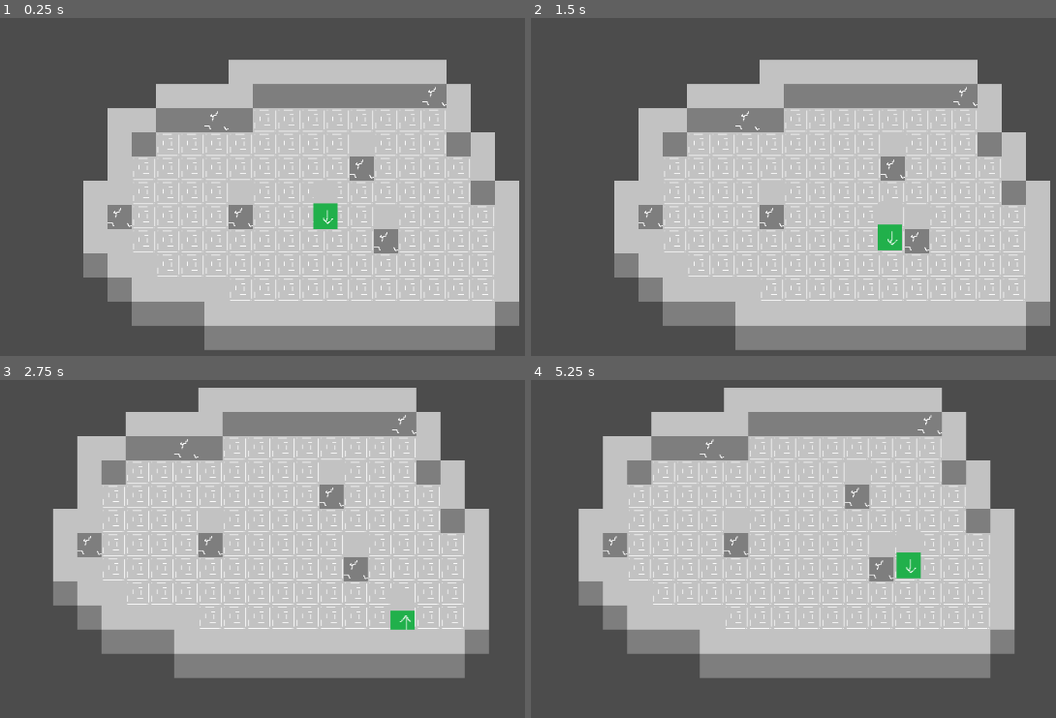
Above: before the commit, frames 1-4 (two rows, left to right).
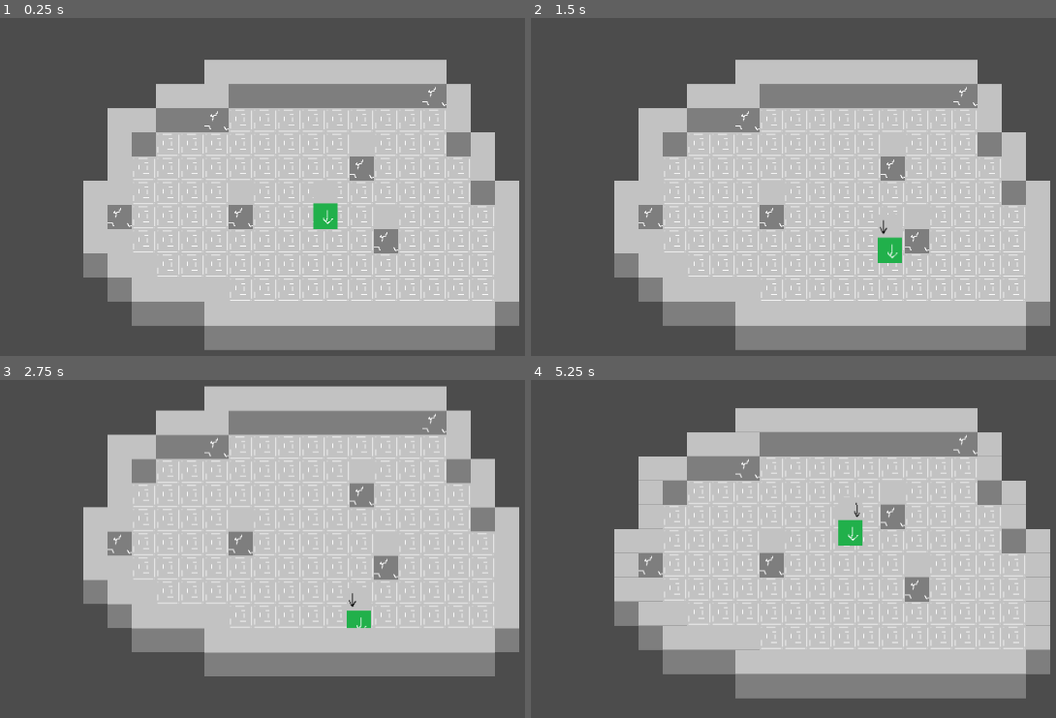
Above: after the commit, the same moments.

Repository: WynseL/TheUnknown
Game: Godot game, scene res://Scenes/World.tscn
The game is run twice, just before and just after one commit, with the same random seed, the same clock (stepped at 60 frames per second) and the same inputs.
Inputs:
- Up to frame 1 (0.25 s): no input
- Up to frame 2 (1.5 s): tap Enter (ui_accept) at 0.5, 1.35 s; hold Right (ui_right) 0.53-1.28 s; hold Enter (ui_accept) 0.53-1.28 s; hold Down (ui_down) from 1.28 s (still down)
- Up to frame 3 (2.75 s): tap Enter (ui_accept) at 1.52, 1.82 s; release Down (ui_down) at 2.03 s; hold Right (ui_right) from 2.03 s (still down); hold Enter (ui_accept) from 2.03 s (still down)
- Up to frame 4 (5.25 s): release Right (ui_right) at 2.78 s; release Enter (ui_accept) at 2.78 s; hold Up (ui_up) 2.78-3.53 s; tap Enter (ui_accept) at 2.85, 3.02, 3.32, 4.35, 4.52, 4.82 s; hold Enter (ui_accept) 3.53-4.28 s; hold Left (ui_left) 3.53-5.03 s; hold Down (ui_down) from 5.03 s (still down); hold Enter (ui_accept) from 5.03 s (still down)

The runs differ from the first frame. In frame 1, 1.0% of the frame differs, in the area x 38-49%, y 12-34%; in frame 2, 1.4%; in frame 3, 24%; in frame 4, 38%, in the area x 9-99%, y 2-95%.

Commit message:
* Added util class for player movement (unused) * Added attack animation with timer and forward step

Diff:
--- a/Scenes/Player.tscn
+++ b/Scenes/Player.tscn
@@ -7,6 +7,8 @@
 [ext_resource path="res://Sprites/idle/idle_right.png" type="Texture" id=5]
 [ext_resource path="res://Sprites/idle/idle_down.png" type="Texture" id=6]
 [ext_resource path="res://Sprites/idle/idle_left.png" type="Texture" id=7]
+[ext_resource path="res://Sprites/idle/atk_down_1.png" type="Texture" id=8]
+[ext_resource path="res://Sprites/idle/atk_down_2.png" type="Texture" id=9]
 
 [sub_resource type="RectangleShape2D" id=1]
 
@@ -26,6 +28,21 @@
 "name": "walk_right",
 "speed": 5.0
 }, {
+"frames": [ ExtResource( 6 ), ExtResource( 7 ), ExtResource( 4 ), ExtResource( 5 ) ],
+"loop": true,
+"name": "walk_down",
+"speed": 5.0
+}, {
+"frames": [ ExtResource( 5 ) ],
+"loop": true,
+"name": "idle_right",
+"speed": 5.0
+}, {
+"frames": [ ExtResource( 6 ) ],
+"loop": true,
+"name": "idle_down",
+"speed": 5.0
+}, {
 "frames": [ ExtResource( 4 ), ExtResource( 5 ), ExtResource( 6 ), ExtResource( 7 ) ],
 "loop": true,
 "name": "walk_up",
@@ -36,25 +53,15 @@
 "name": "idle_left",
 "speed": 5.0
 }, {
-"frames": [ ExtResource( 6 ) ],
-"loop": true,
-"name": "idle_down",
-"speed": 5.0
-}, {
-"frames": [ ExtResource( 6 ), ExtResource( 7 ), ExtResource( 4 ), ExtResource( 5 ) ],
-"loop": true,
-"name": "walk_down",
-"speed": 5.0
-}, {
-"frames": [ ExtResource( 5 ) ],
-"loop": true,
-"name": "idle_right",
-"speed": 5.0
-}, {
 "frames": [ ExtResource( 7 ), ExtResource( 4 ), ExtResource( 5 ), ExtResource( 6 ) ],
 "loop": true,
 "name": "walk_left",
 "speed": 5.0
+}, {
+"frames": [ ExtResource( 8 ), ExtResource( 9 ) ],
+"loop": true,
+"name": "atk_down",
+"speed": 3.0
 } ]
 
 [node name="Player" type="KinematicBody2D"]
@@ -64,7 +71,7 @@
 collision_mask = 1
 collision/safe_margin = 0.08
 script = ExtResource( 1 )
-MOTION_SPEED = 140
+MOTION_SPEED = 200
 
 [node name="Camera2D" type="Camera2D" parent="." index="0"]
 
--- a/Scenes/World.tscn
+++ b/Scenes/World.tscn
@@ -25,7 +25,7 @@
 collision_mask = 1
 occluder_light_mask = 1
 format = 1
-tile_data = PoolIntArray( -196611, 0, 0, -196610, 0, 0, -196609, 0, 0, - …(1387 unchanged characters)…
+tile_data = PoolIntArray( -196612, 0, 0, -196611, 0, 0, -196610, 0, 0, -196609, 0, 0, - …(1387 unchanged characters)…
 _sections_unfolded = [ "Cell", "Material", "Visibility", "Z Index" ]
 
 [node name="TileMap" type="TileMap" parent="." index="1"]
@@ -46,7 +46,7 @@
 collision_mask = 1
 occluder_light_mask = 1
 format = 1
-tile_data = PoolIntArray( -262148, 0, 0, -262147, 0, 0, -262146, 0, 0, -262145, 0, 0, -327680, 0, 0, -327679, 0, 0, -327678, 0, 0, -327677, 0, 0, -327676, 1, 0, -196615, 0, 0, -196614, 0, 0, -196613, 1, 0, -196612, 0, 0, -262139, 0, 0, -131081, 0, 0, -1310 …(503 unchanged characters)…
+tile_data = PoolIntArray( -262149, 0, 0, -262148, 0, 0, -262147, 0, 0, -262146, 0, 0, -262145, 0, 0, -327680, 0, 0, -327679, 0, 0, -327678, 0, 0, -327677, 0, 0, -327676, 1, 0, -196615, 0, 0, -196614, 0, 0, -196613, 1, 0, -262139, 0, 0, -131081, 0, 0, -1310 …(503 unchanged characters)…
 _sections_unfolded = [ "Cell" ]
 
 [node name="Player" parent="TileMap" index="0" instance=ExtResource( 3 )]
--- a/Scripts/Player.gd
+++ b/Scripts/Player.gd
@@ -8,11 +8,7 @@
 var PlayerAnimNode
 var anim = ""
 var animNew = ""
-
-# enums
-enum KEYS {
-	UP
-}
+var attacked = false
 
 # init
 func _ready():
@@ -26,6 +22,9 @@
 	# animation node for animations
 	PlayerAnimNode = get_node("AnimatedSprite")
 
+	# prepare PlayerMovement class
+#	movement = Movement.new();
+
 	pass
 
 func _physics_process(delta):
@@ -33,45 +32,84 @@
 	# motion
 	var motion = Vector2()
 
-	if (Input.is_action_pressed("ui_up")):
-		motion.y -= 1
-		RayNode.rotation_degrees = 180
-	if (Input.is_action_pressed("ui_down")):
-		motion.y += 1
-		RayNode.rotation_degrees = 0
-	if (Input.is_action_pressed("ui_left")):
-		motion.x -= 1
-		RayNode.rotation_degrees = -90
-	if (Input.is_action_pressed("ui_right")):
-		motion.x += 1
-		RayNode.rotation_degrees = 90
+	if (Input.is_action_pressed("ui_accept")):
+		attacked = true
 
-	motion = motion.normalized() * MOTION_SPEED
-	move_and_slide(motion)
+	if !attacked:
+		if (Input.is_action_pressed("ui_up")):
+			motion.y -= 1
+			RayNode.rotation_degrees = 180
+		if (Input.is_action_pressed("ui_down")):
+			motion.y += 1
+			RayNode.rotation_degrees = 0
+		if (Input.is_action_pressed("ui_left")):
+			motion.x -= 1
+			RayNode.rotation_degrees = -90
+		if (Input.is_action_pressed("ui_right")):
+			motion.x += 1
+			RayNode.rotation_degrees = 90
 
-	# animations
-	if motion.length() > IDLE_SPEED * 0.09:
-		if (Input.is_action_pressed("ui_up")):
-			anim = "walk_up"
-		if (Input.is_action_pressed("ui_down")):
-			anim = "walk_down"
-		if (Input.is_action_pressed("ui_left")):
-			anim = "walk_left"
-		if (Input.is_action_pressed("ui_right")):
-			anim = "walk_right"
+		motion = motion.normalized() * MOTION_SPEED
+
+		move_and_slide(motion)
+
+		# animations
+		if motion.length() > IDLE_SPEED * 0.09:
+			if (Input.is_action_pressed("ui_up")):
+				anim = "walk_up"
+			if (Input.is_action_pressed("ui_down")):
+				anim = "walk_down"
+			if (Input.is_action_pressed("ui_left")):
+				anim = "walk_left"
+			if (Input.is_action_pressed("ui_right")):
+				anim = "walk_right"
+		else:
+			if RayNode.rotation_degrees == 180:
+				anim = "idle_up"
+			if RayNode.rotation_degrees == 0:
+				anim = "idle_down"
+			if RayNode.rotation_degrees == -90:
+				anim = "idle_left"
+			if RayNode.rotation_degrees == 90:
+				anim = "idle_right"
 	else:
 		if RayNode.rotation_degrees == 180:
-			anim = "idle_up"
+			anim = "atk_down"
+			motion.y -= 80
 		if RayNode.rotation_degrees == 0:
-			anim = "idle_down"
+			anim = "atk_down"
+			motion.y += 80
 		if RayNode.rotation_degrees == -90:
-			anim = "idle_left"
+			anim = "atk_down"
+			motion.x -= 80
 		if RayNode.rotation_degrees == 90:
-			anim = "idle_right"
+			anim = "atk_down"
+			motion.x += 80
 
+
+		atk_and_move_timer(delta, motion);
 
 	if anim != animNew:
 		animNew = anim
 		PlayerAnimNode.play(anim);
 
 	pass
+
+
+#---- ATTACK TIMER -----
+
+var elapsed_sec = 0
+var max_sec = 0.35
+func atk_and_move_timer(delta, motion):
+	elapsed_sec += delta
+
+	if elapsed_sec > (max_sec / 2) - 0.00 && elapsed_sec < (max_sec / 2) + 0.10:
+		move_and_slide(motion * 4)
+
+	if elapsed_sec > max_sec:
+		elapsed_sec = 0
+		attacked = false
+
+	pass
+
+#-----------------------
--- /dev/null
+++ b/Scripts/PlayerMovement.gd
@@ -0,0 +1,43 @@
+class PlayerMovement:
+
+	const KEY_UP = "ui_up"
+	const KEY_DOWN = "ui_down"
+	const KEY_LEFT = "ui_left"
+	const KEY_RIGHT = "ui_right"
+
+	enum Facing {
+		UP, DOWN, LEFT, RIGHT
+	}
+
+	func set_facing():
+
+		var facing = Facing.DOWN
+
+		if Input.is_action_pressed(KEY_UP): facing = Facing.UP
+		if Input.is_action_pressed(KEY_DOWN): facing = Facing.DOWN
+		if Input.is_action_pressed(KEY_LEFT): facing = Facing.LEFT
+		if Input.is_action_pressed(KEY_RIGHT): facing = Facing.RIGHT
+
+		print(facing)
+
+		return facing
+
+	func on_move():
+		var move = Vector2();
+
+		if Input.is_action_pressed(KEY_UP): move.y -= 1
+		if Input.is_action_pressed(KEY_DOWN): move.y += 1
+		if Input.is_action_pressed(KEY_LEFT): move.x -= 1
+		if Input.is_action_pressed(KEY_RIGHT): move.x += 1
+
+		return move
+
+	func set_rotation():
+		var rotd = 0
+
+		if Input.is_action_pressed(KEY_UP): rotd = 180
+		if Input.is_action_pressed(KEY_DOWN): rotd = 0
+		if Input.is_action_pressed(KEY_LEFT): rotd = -90
+		if Input.is_action_pressed(KEY_RIGHT): rotd = 90
+
+		return rotd
Not shown: 1 places in Scenes/Player.tscn that only renumber resources
Binary file added: Sprites/idle/atk_down_1.png
Not shown, added: Sprites/idle/atk_down_1.png.import
Binary file added: Sprites/idle/atk_down_2.png
Not shown, added: Sprites/idle/atk_down_2.png.import
